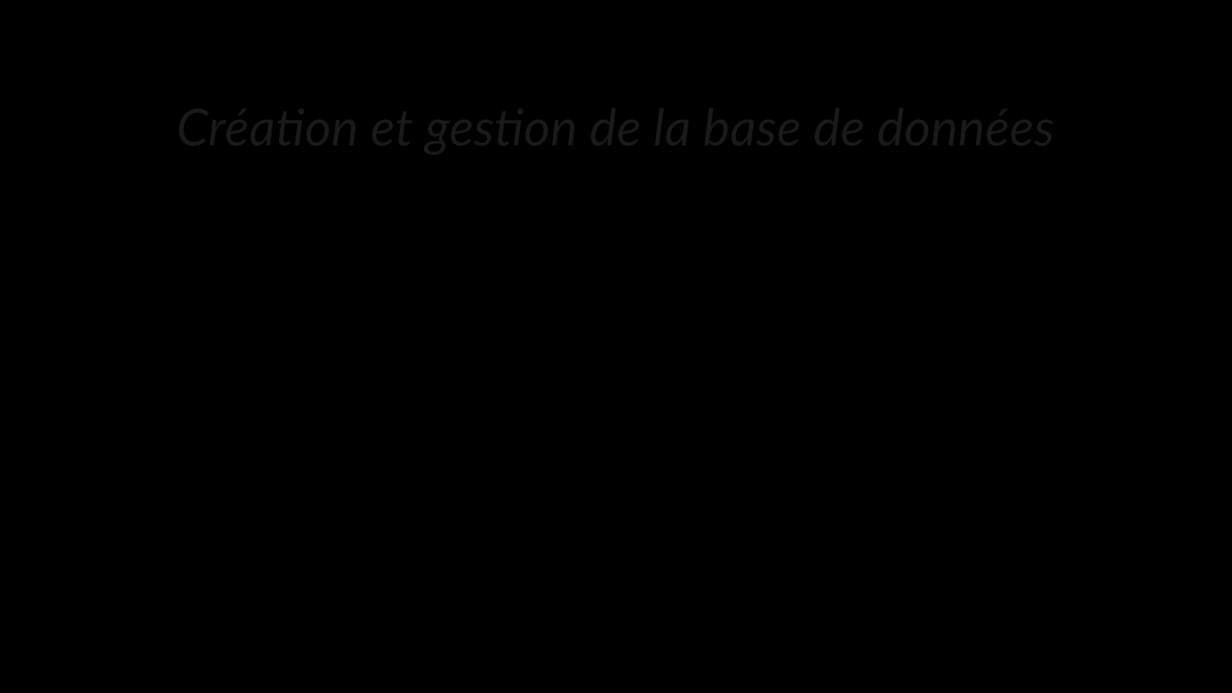
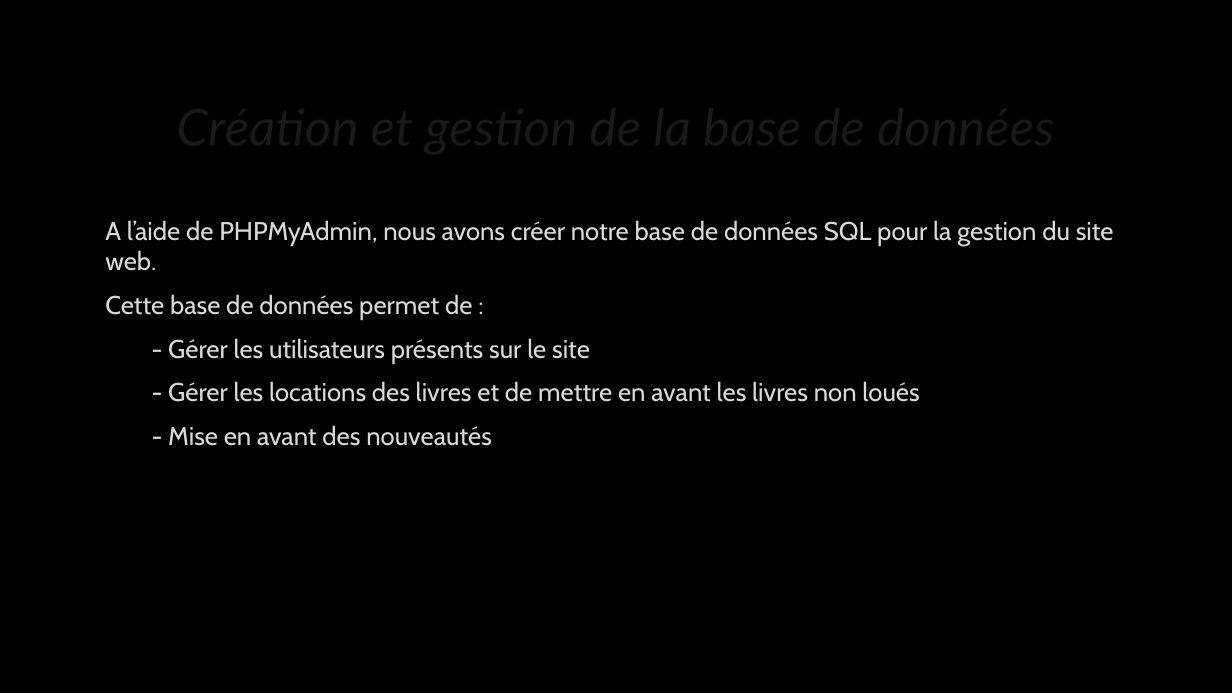
Before and after one commit to MeillatTristan/Campus-Contest-2, a slide deck: slide 3 of Campus Contest 2.pptx. Drawn at 1232x693 pixels with LibreOffice and Linux fonts; fonts in the diff are those of the drawing; background and template pictures are left out. Boxes give left, top, right and bottom in pixels: in the first picture for what was removed or moved away, otherwise in the second. Text is boxed around its words. In the diff, an @@ line names an element or a change of style, - is before the commit and + after.

```diff
--- a/Campus Contest 2.pptx
+++ b/Campus Contest 2.pptx
@@ text added at (x1=105, y1=220, x2=1114, y2=446), 20 pt, text #DADADA @@
+A l’aide de PHPMyAdmin, nous avons créer notre base de données SQL pour la gestion du site web.
+Cette base de données permet de :
+- Gérer les utilisateurs présents sur le site
+- Gérer les locations des livres et de mettre en avant les livres non loués
+- Mise en avant des nouveautés
```
Also in this commit, not shown: 3 other slides changed.
